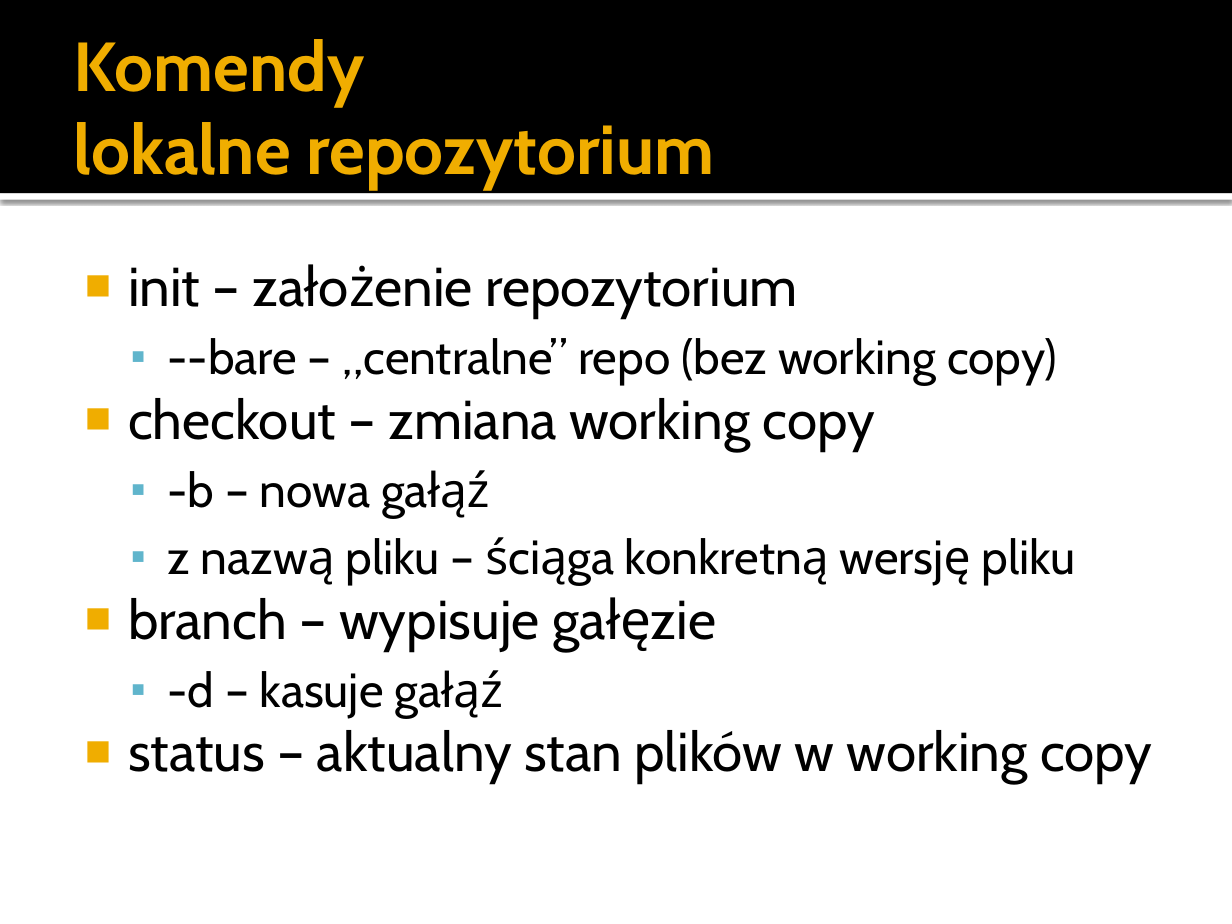
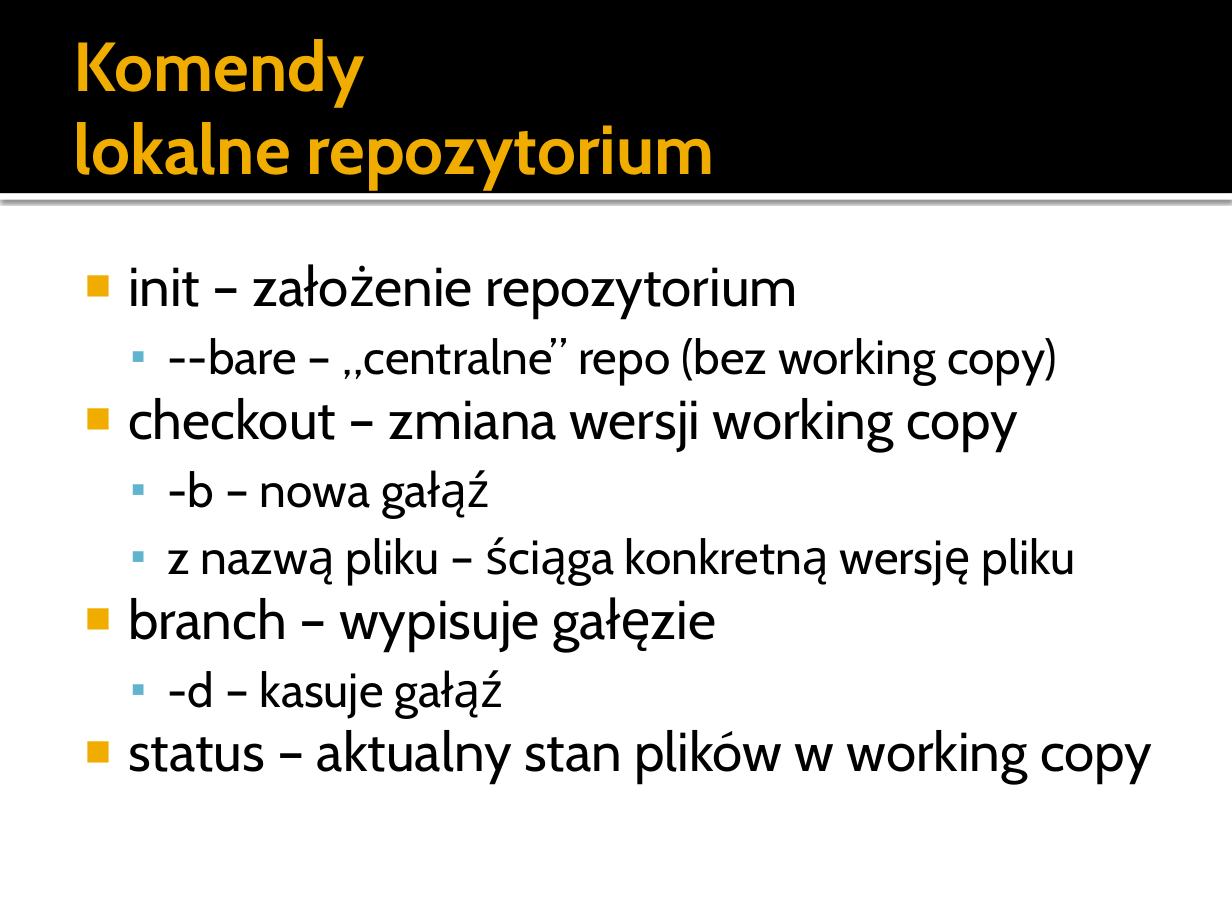
Before and after one commit to maniserowicz/git-talk, a slide deck: slide 14 of pptx/maniserowicz-git.pptx. Drawn at 1232x924 pixels with LibreOffice and Linux fonts; fonts in the diff are those of the drawing. Boxes give left, top, right and bottom in pixels: in the first picture for what was removed or moved away, otherwise in the second. Text is boxed around its words. In the diff, an @@ line names an element or a change of style, - is before the commit and + after.

```diff
--- a/pptx/maniserowicz-git.pptx
+++ b/pptx/maniserowicz-git.pptx
@@ text at [128, 398, 1018, 451]: text changed @@
-■ checkout – zmiana working copy
+■ checkout – zmiana wersji working copy
```
Also in this commit, not shown: 5 other slides changed.
